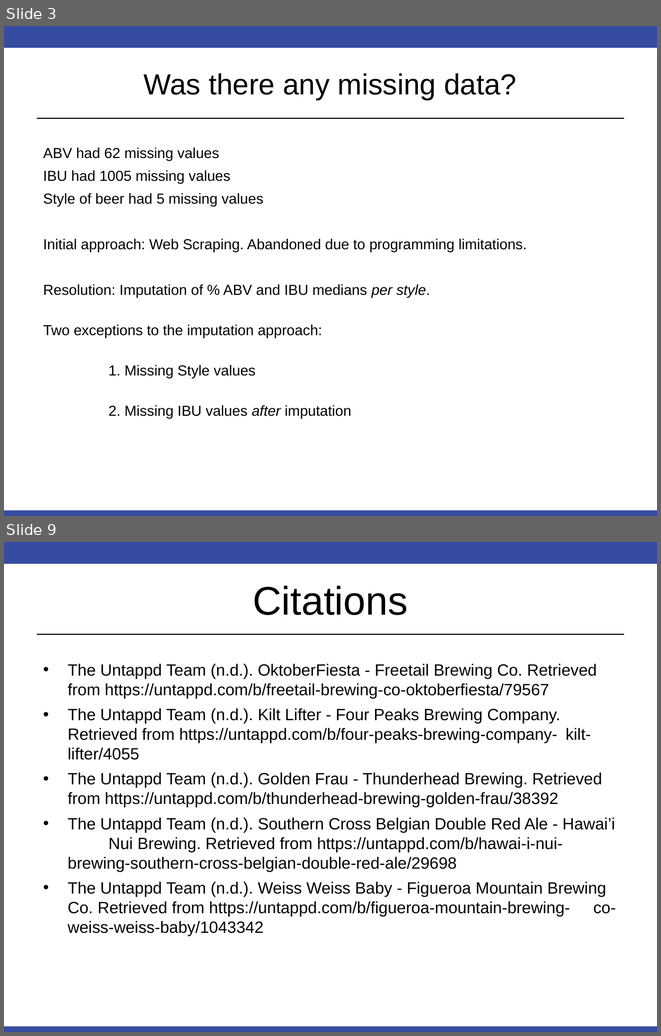
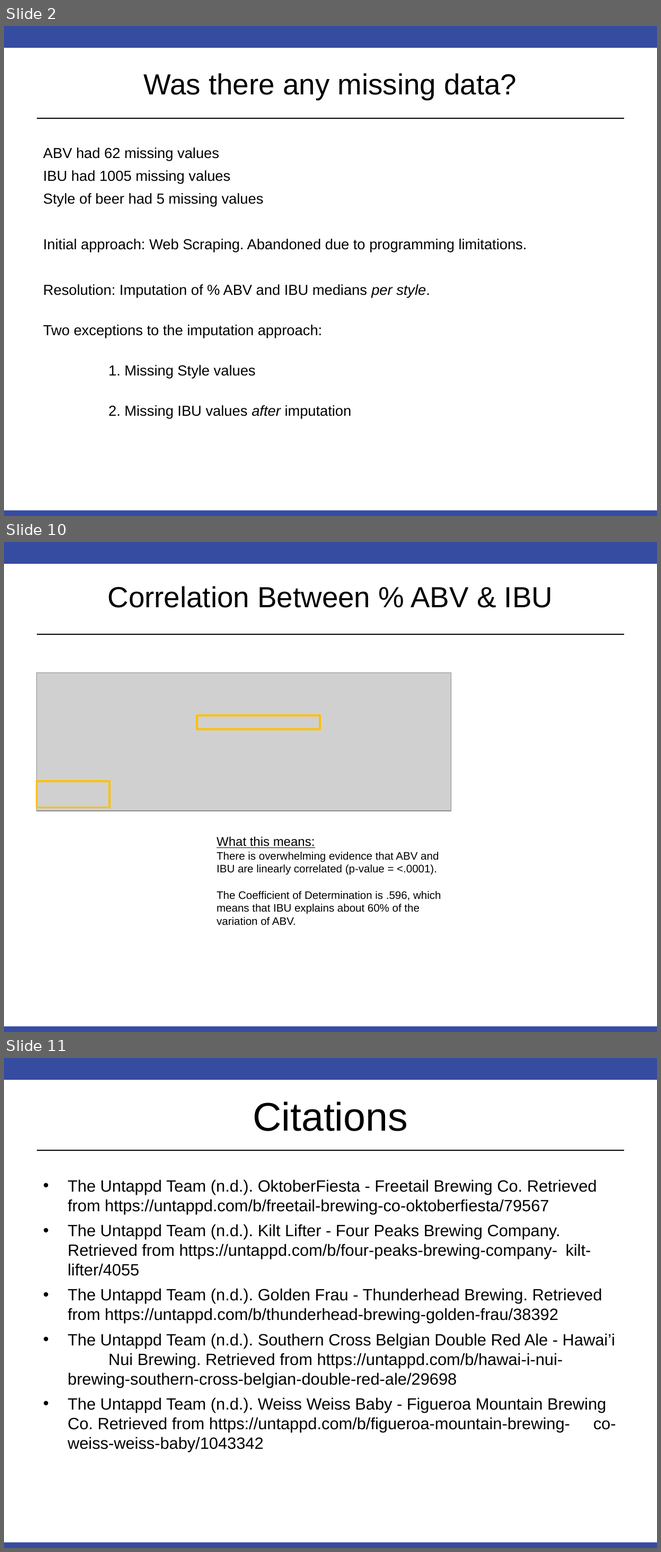
Before and after one commit to msherga/MSDS_6306_Doing-Data-Science, a slide deck: Unit 8 and 9 Case Study 1/EDA Slide Deck.pptx. Shown one above the other, each under a label of ours: slides 3 and 9 before the commit, slides 2, 10 and 11 after it; the slides between them are not shown. The pictures are 661x1036 and 661x1552 pixels, drawn with LibreOffice and Linux fonts; fonts in the diff are those of the drawing; grey boxes stand for pictures. Boxes give left, top, right and bottom in pixels: in the first picture for what was removed or moved away, otherwise in the second. Text is boxed around its words. In the diff, an @@ line names an element or a change of style, - is before the commit and + after.

```diff
--- a/Unit 8 and 9 Case Study 1/EDA Slide Deck.pptx
+++ b/Unit 8 and 9 Case Study 1/EDA Slide Deck.pptx
@@ slide 10 added at [4,542,657,1032], background #FFFFFF; not listed: 3 template elements that a slide beside it also shows @@
@@ title added at [107,586,553,608], 32 pt, text #000000 @@
+Correlation Between % ABV & IBU
@@ picture added at [37,672,451,810] @@
@@ rectangle added at [197,715,320,729], outline #FFC000 2 pt @@
@@ rectangle added at [37,781,110,807], outline #FFC000 2 pt @@
@@ text added at [217,836,441,925], 12 pt, text #000000 @@
+What this means:
+There is overwhelming evidence that ABV and IBU are linearly correlated (p-value = <.0001).
+The Coefficient of Determination is .596, which means that IBU explains about 60% of the variation of ABV.
@@ what was slide 3 is now slide 2 @@
@@ what was slide 9 is now slide 11 @@
```
Also in this commit, not shown: 6 slides changed, 1 other slide added.
